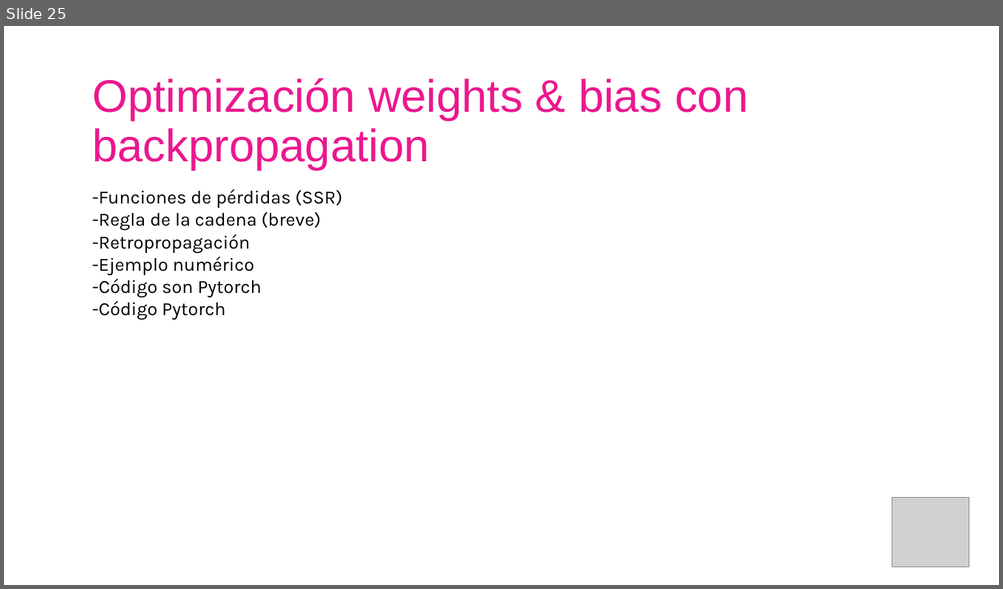
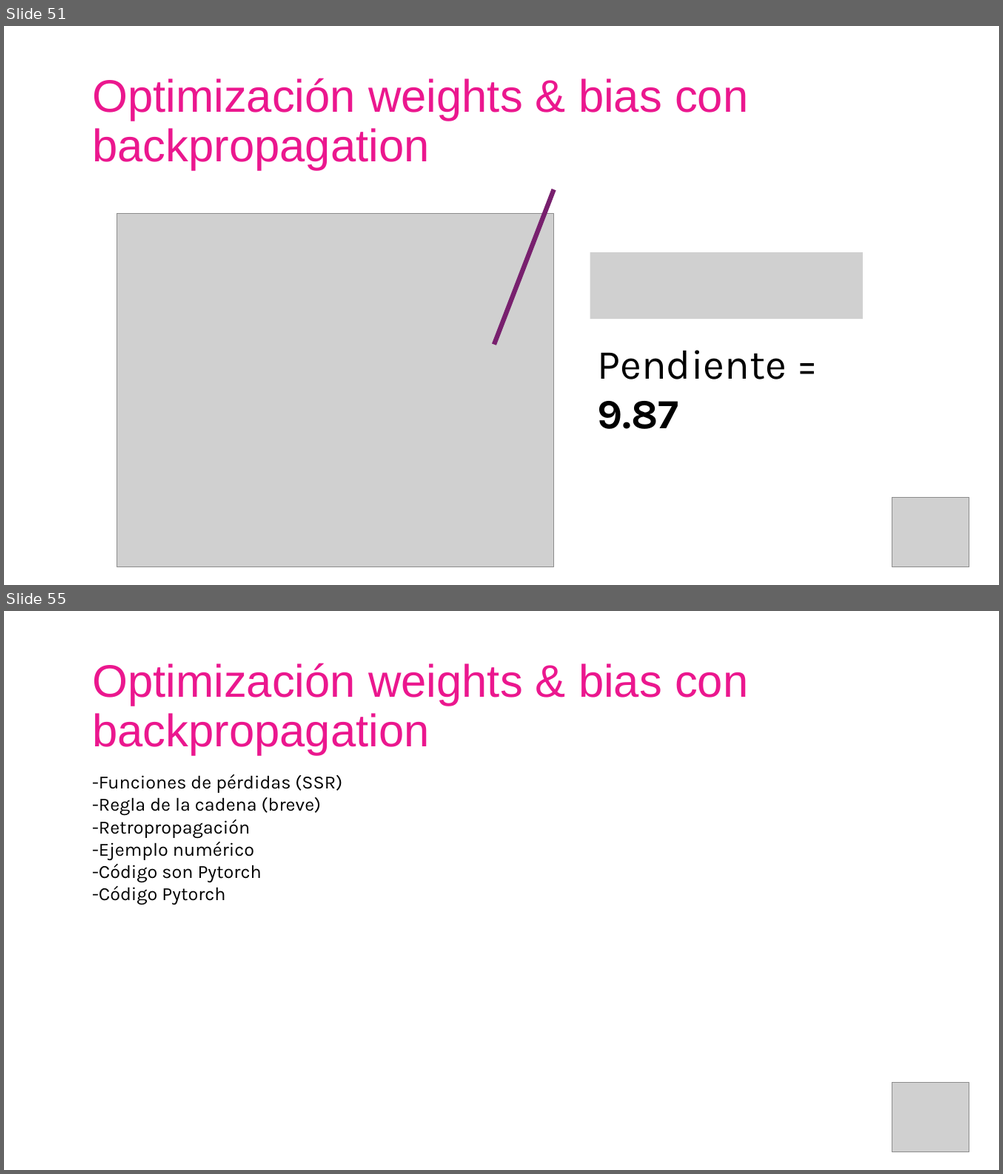
Before and after one commit to AISC-Madrid/workshop-materials, a slide deck: Neural Networks/Slides.pptx. Shown one above the other, each under a label of ours: slide 25 before the commit, slides 51 and 55 after it; the slides between them are not shown. The pictures are 1003x589 and 1003x1174 pixels, drawn with LibreOffice and Linux fonts; fonts in the diff are those of the drawing; grey boxes stand for pictures. Boxes give left, top, right and bottom in pixels: in the first picture for what was removed or moved away, otherwise in the second. Text is boxed around its words. In the diff, an @@ line names an element or a change of style, - is before the commit and + after.

```diff
--- a/Neural Networks/Slides.pptx
+++ b/Neural Networks/Slides.pptx
@@ slide 51 added at [4, 26, 999, 585], background #FFFFFF @@
@@ text added at [92, 78, 748, 170], 44 pt, text #EB178E @@
+Optimización weights & bias con backpropagation
@@ line added from (554, 190) to (494, 345), #78206E 4.5 pt @@
@@ picture added at [116, 214, 554, 568] @@
@@ picture added at [589, 253, 862, 319] @@
@@ text added at [597, 350, 785, 429], 40 pt, text #000000 @@
+Pendiente = 9.87
@@ picture added at [892, 498, 969, 568] @@
@@ what was slide 25 is now slide 55 @@
```
Also in this commit, not shown: 7 slides changed, 31 other slides added, 2 slides removed, 13 other files.
